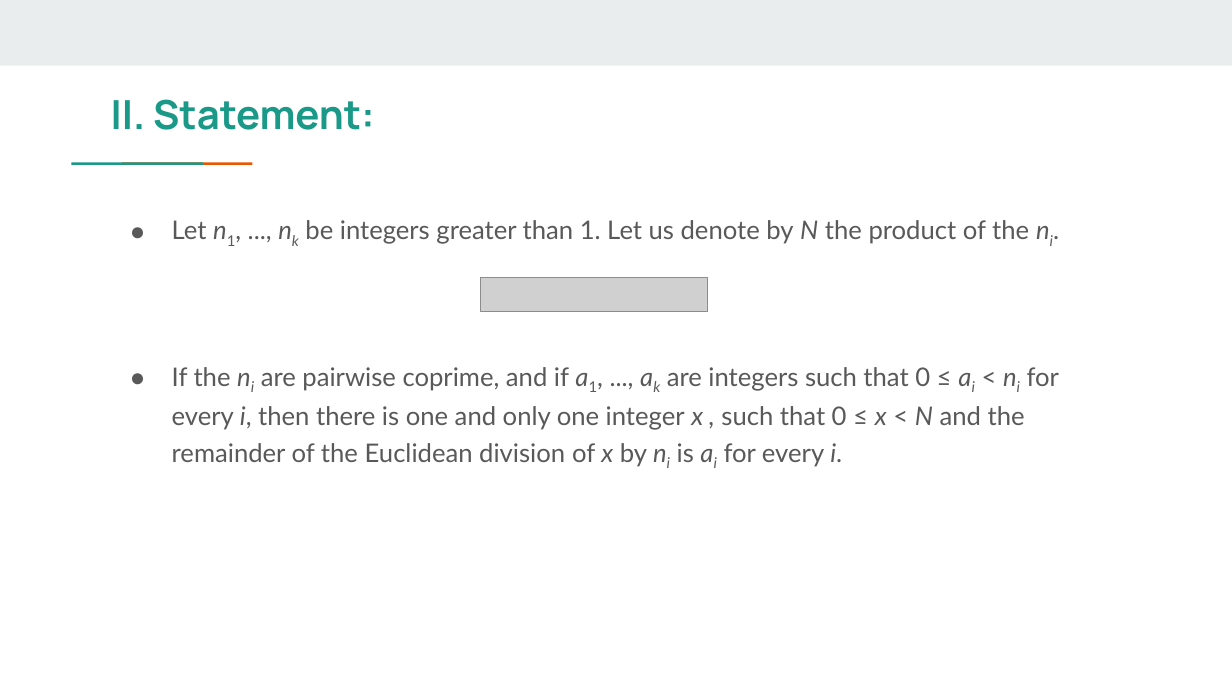
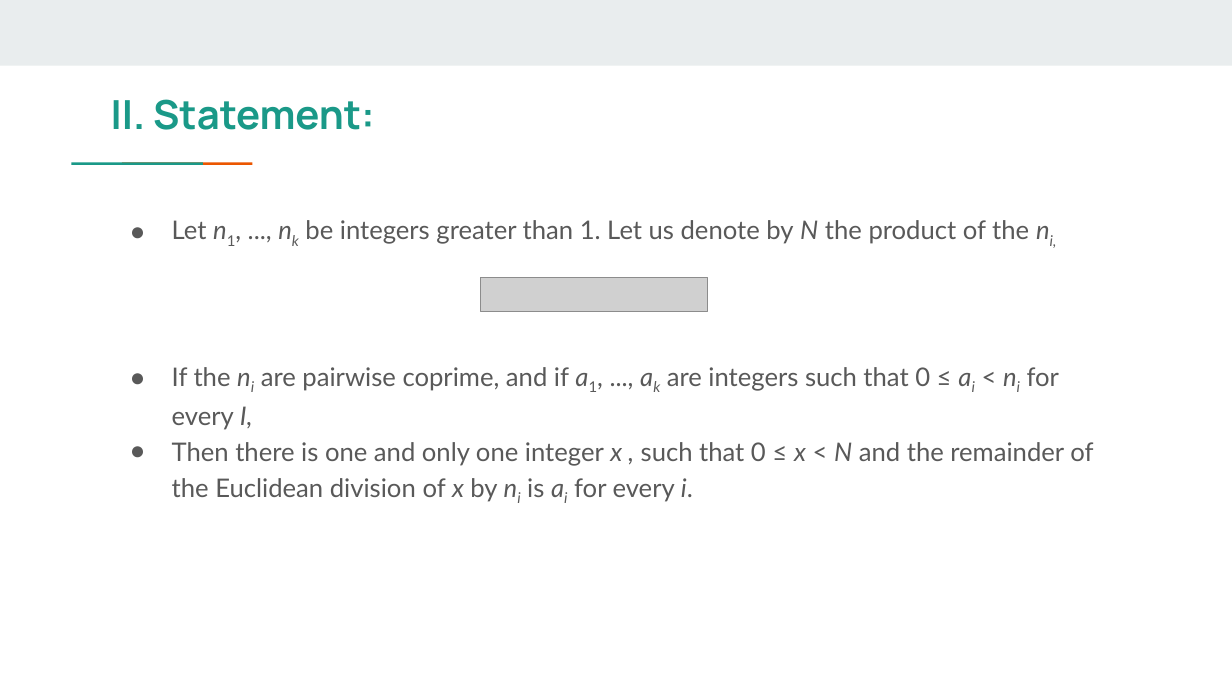
Before and after one commit to hungvm2/advanced_english_ds, a slide deck: slide 6 of Presentation slide (1).pptx. Drawn at 1232x693 pixels with LibreOffice and Linux fonts; fonts in the diff are those of the drawing; grey boxes stand for pictures. Boxes give left, top, right and bottom in pixels: in the first picture for what was removed or moved away, otherwise in the second. Text is boxed around its words. In the diff, an @@ line names an element or a change of style, - is before the commit and + after.

Commit message:
New update

```diff
--- a/Presentation slide (1).pptx
+++ b/Presentation slide (1).pptx
@@ text at (172,220,1093,502): text changed @@
-● Let n1, ..., nk be integers greater than 1. Let us denote by N the product of the ni.
-● If the ni are pairwise coprime, and if a1, ..., ak are integers such that 0 ≤ ai < ni for every i, then there is one and only one integer x , such that 0 ≤ x < N and the remainder of the Euclidean division of x by ni is ai for every i.
+● Let n1, ..., nk be integers greater than 1. Let us denote by N the product of the ni,
+● If the ni are pairwise coprime, and if a1, ..., ak are integers such that 0 ≤ ai < ni for every I,
+● Then there is one and only one integer x , such that 0 ≤ x < N and the remainder of the Euclidean division of x by ni is ai for every i.
```
Also in this commit, not shown: 3 other slides changed, 1 slide added.
